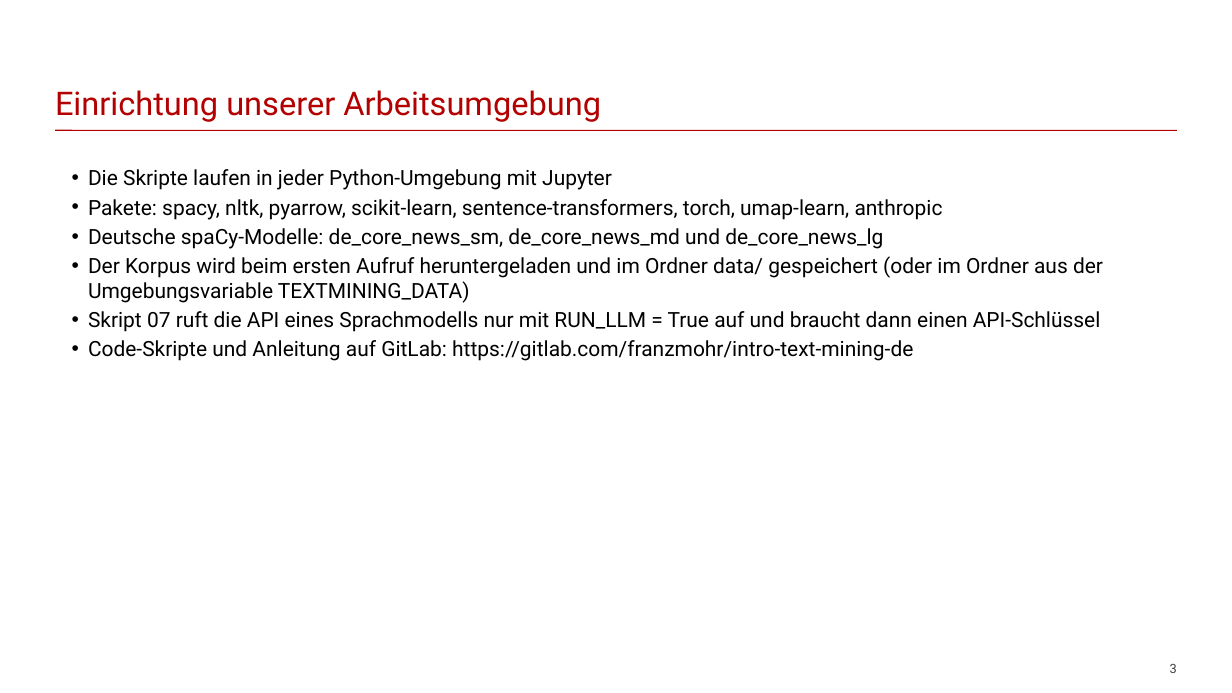
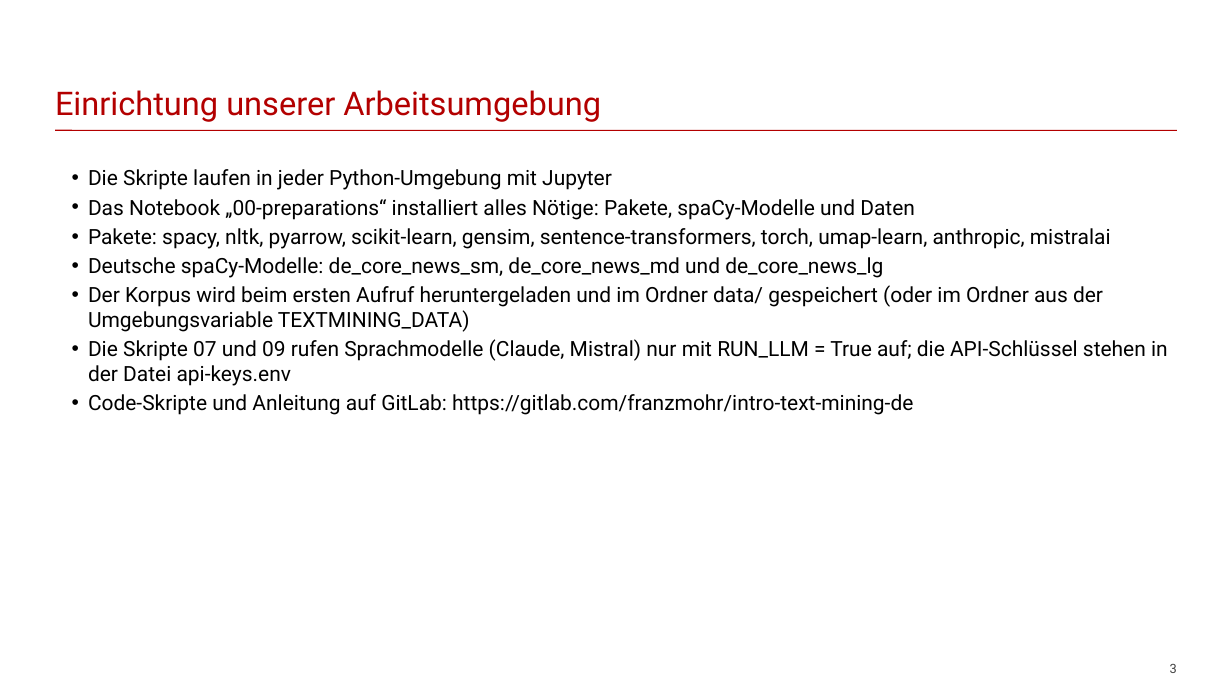
Before and after one commit to franzmohr/intro-text-mining-de, a slide deck: slide 3 of text-mining.odp. Drawn at 1232x693 pixels with LibreOffice and Linux fonts; fonts in the diff are those of the drawing. Boxes give left, top, right and bottom in pixels: in the first picture for what was removed or moved away, otherwise in the second. Text is boxed around its words. In the diff, an @@ line names an element or a change of style, - is before the commit and + after.

```diff
--- a/text-mining.odp
+++ b/text-mining.odp
@@ text at (88,199,1111,249): text changed @@
-• Pakete: spacy, nltk, pyarrow, scikit-learn, sentence-transformers, torch, umap-learn, anthropic
+• Das Notebook „00-preparations“ installiert alles Nötige: Pakete, spaCy-Modelle und Daten
+• Pakete: spacy, nltk, pyarrow, scikit-learn, gensim, sentence-transformers, torch, umap-learn, anthropic, mistralai
@@ text at (88,339,1168,386): text changed @@
-• Skript 07 ruft die API eines Sprachmodells nur mit RUN_LLM = True auf und braucht dann einen API-Schlüssel
+• Die Skripte 07 und 09 rufen Sprachmodelle (Claude, Mistral) nur mit RUN_LLM = True auf; die API-Schlüssel stehen in der Datei api-keys.env
```
Also in this commit, not shown: 5 other slides changed, 7 slides added, 9 other files.
